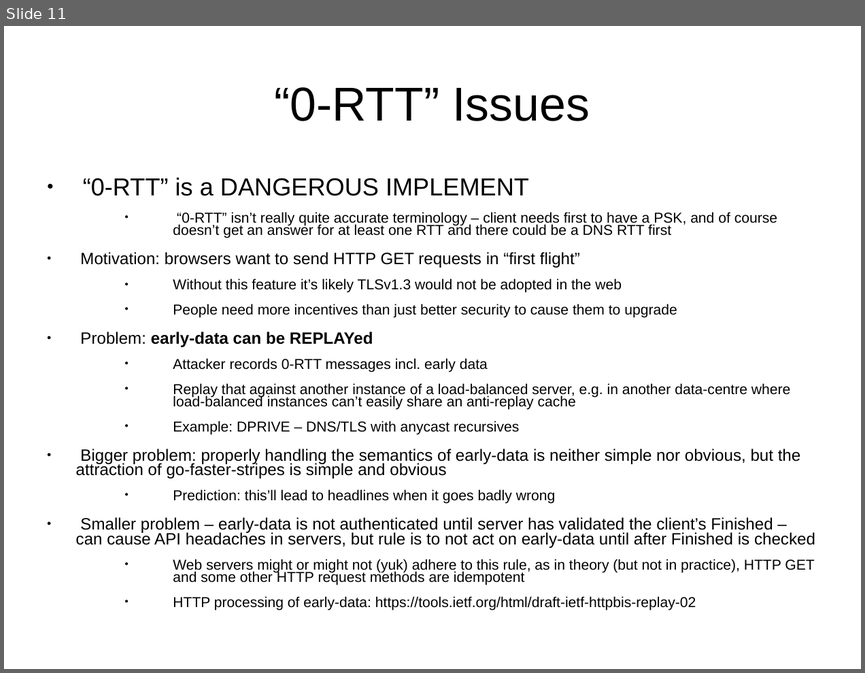
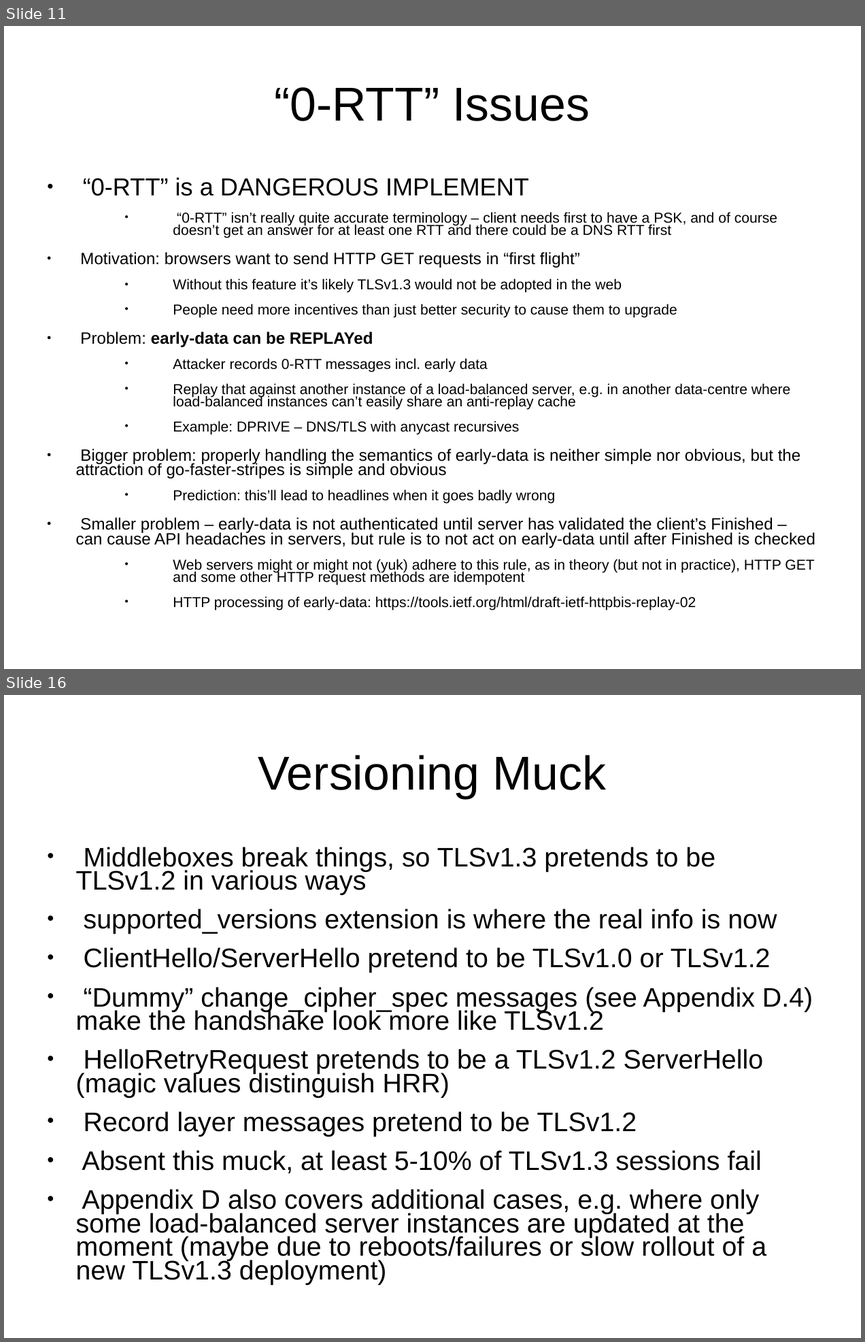
Before and after one commit to sftcd/cs7053, a slide deck: 2016lectures/07-tls13.ppt. Shown one above the other, each under a label of ours: slide 11 before the commit, slides 11 and 16 after it; the slides between them are not shown. The pictures are 865x673 and 865x1342 pixels, drawn with LibreOffice and Linux fonts; fonts in the diff are those of the drawing. Boxes give left, top, right and bottom in pixels: in the first picture for what was removed or moved away, otherwise in the second. Text is boxed around its words. In the diff, an @@ line names an element or a change of style, - is before the commit and + after.

```diff
--- a/2016lectures/07-tls13.ppt
+++ b/2016lectures/07-tls13.ppt
@@ slide 16 added at (x1=4, y1=695, x2=861, y2=1338), background #FFFFFF @@
@@ title added at (x1=258, y1=755, x2=606, y2=799), 44 pt, text #000000 @@
+Versioning Muck
@@ text added at (x1=76, y1=847, x2=813, y2=1285), 24.8 pt, text #000000 @@
+● Middleboxes break things, so TLSv1.3 pretends to be TLSv1.2 in various ways
+● supported_versions extension is where the real info is now
+● ClientHello/ServerHello pretend to be TLSv1.0 or TLSv1.2
+● “Dummy” change_cipher_spec messages (see Appendix D.4) make the handshake look more like TLSv1.2
+● HelloRetryRequest pretends to be a TLSv1.2 ServerHello (magic values distinguish HRR)
+● Record layer messages pretend to be TLSv1.2
+● Absent this muck, at least 5-10% of TLSv1.3 sessions fail
+● Appendix D also covers additional cases, e.g. where only some load-balanced server instances are updated at the moment (maybe due to reboots/failures or slow rollout of a new TLSv1.3 deployment)
```
Also in this commit, not shown: 9 other slides added, 2 other files.
